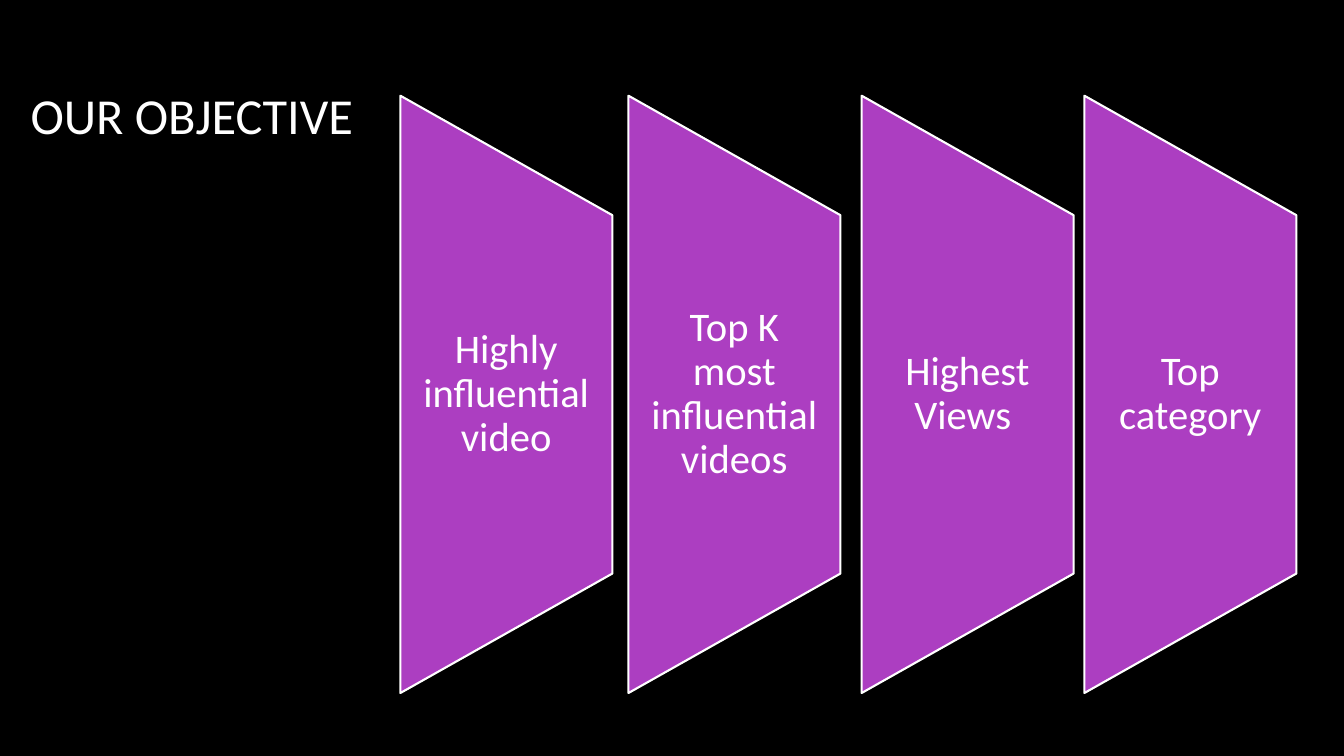
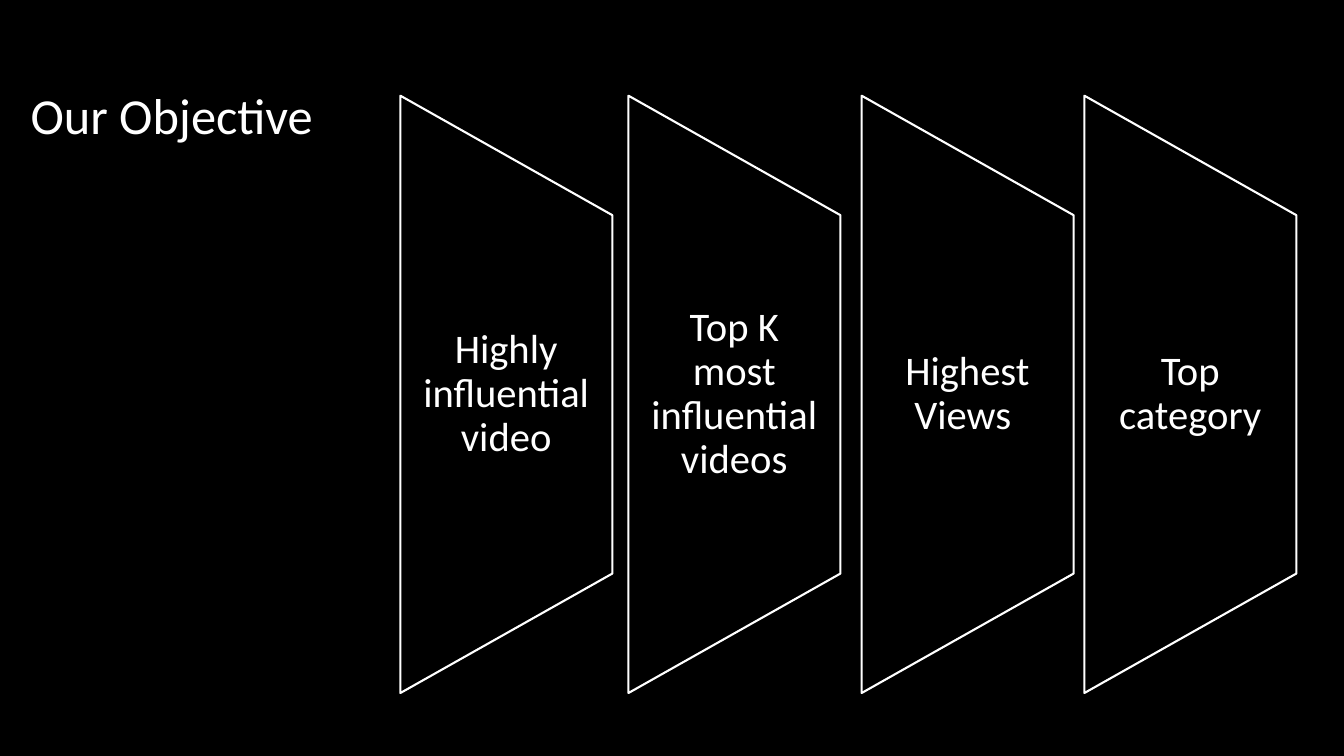
Before and after one commit to EvanGrill/CS436_Big_Data_Systems, a slide deck: slide 6 of doc/Bigdataproposal.pptx (slide 7 before the commit). Drawn at 1344x756 pixels with LibreOffice and Linux fonts; fonts in the diff are those of the drawing; background and template pictures are left out. Boxes give left, top, right and bottom in pixels: in the first picture for what was removed or moved away, otherwise in the second. Text is boxed around its words. In the diff, an @@ line names an element or a change of style, - is before the commit and + after.

```diff
--- a/doc/Bigdataproposal.pptx
+++ b/doc/Bigdataproposal.pptx
@@ title at <box>31,99,313,143</box>: text changed @@
-OUR OBJECTIVE
+Our Objective
@@ fill #AC3EC1 to none in 4 elements at <box>401,95,613,693</box>, <box>629,95,840,693</box>, <box>863,95,1074,693</box>, <box>1085,95,1297,693</box> @@
```
Also in this commit, not shown: 7 other slides changed, 3 slides added, 3 slides removed.
